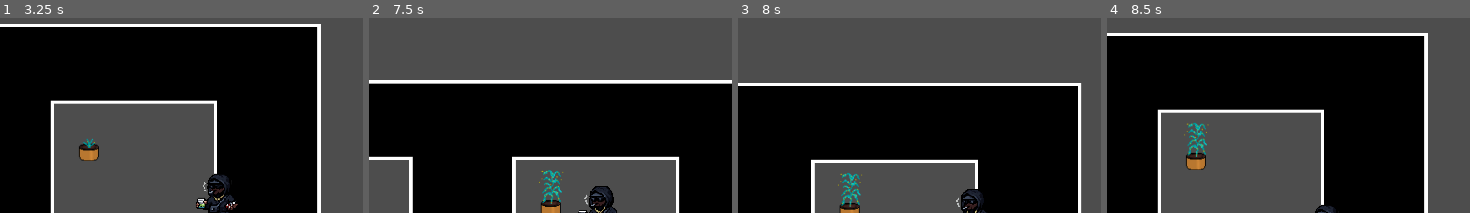
Above: before the commit, frames 1-4 (left to right).
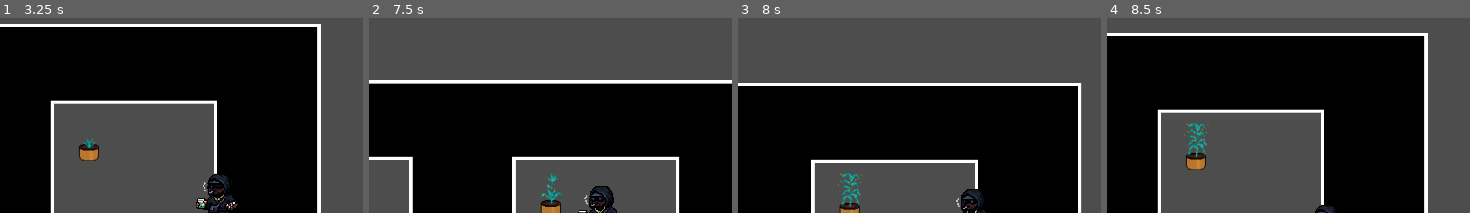
Above: after the commit, the same moments.

Repository: Magical-Schedule/magical-schedule
Game: Godot game, scene res://scenes/dev/playground.tscn
Same seed, same stepped clock (60 frames per second), same inputs: the game is played once before the commit and once after it.
Inputs (mouse positions are % of the whole screen's width and height, from its top left):
- Up to frame 1 (3.25 s): tap Enter at 0.5 s; move the mouse to (79, 52) at 0.52 s; hold D (move_right) 0.53-1.28 s; hold F (interact) 0.53-1.28 s; click (79, 52) at 0.67 s; move the mouse to (33, 63) at 1.27 s; hold S (move_down) 1.28-2.03 s; tap F (interact) at 1.35, 2.85 s; move the mouse to (66, 32) at 2.02 s; hold D (move_right) 2.03-2.78 s; hold F (interact) 2.03-2.78 s; move the mouse to (50, 81) at 2.77 s; hold W (move_up) from 2.78 s (still down); click (50, 81) at 2.92 s
- Up to frame 2 (7.5 s): move the mouse to (88, 75) at 3.52 s; release W (move_up) at 3.53 s; hold F (interact) 3.53-4.28 s; hold A (move_left) 3.53-5.03 s; move the mouse to (22, 40) at 4.27 s; tap F (interact) at 4.35, 5.85, 7.35 s; move the mouse to (61, 58) at 5.02 s; hold S (move_down) 5.03-5.78 s; hold F (interact) 5.03-5.78 s; click (61, 58) at 5.17 s; move the mouse to (39, 29) at 5.77 s; hold D (move_right) 5.78-6.53 s; move the mouse to (79, 52) at 6.52 s; hold W (move_up) 6.53-7.28 s; hold F (interact) 6.53-7.28 s; move the mouse to (33, 63) at 7.27 s; hold D (move_right) from 7.28 s (still down); click (33, 63) at 7.42 s
- Up to frame 3 (8 s): keep holding D (move_right)
- Up to frame 4 (8.5 s): move the mouse to (66, 32) at 8.02 s; release D (move_right) at 8.03 s; hold S (move_down) from 8.03 s (still down); hold F (interact) from 8.03 s (still down)
The pictures show only the part of the screen within x 25-75%, y 0-50%; the shares and areas given below are measured in that part.

Frame 1 is identical in both runs. In frame 2, 0.5% of the frame differs, in the area x 46-54%, y 77-96%; in frame 3, less than 0.1%; in frame 4, less than 0.1%.

Commit message:
feat: add environmental modifiers to crop growth and harvest

Diff:
--- a/scripts/crop.gd
+++ b/scripts/crop.gd
@@ -17,11 +17,14 @@
 func is_mature() -> bool:
 	return current_stage >= growth_stages - 1
 
-func grow(delta: float) -> bool:
+func grow(delta: float, moisture: float = 1.0, light: float = 1.0) -> bool:
 	if is_mature():
 		return false
 
-	growth_timer += delta
+	# Okoljski vpliv na hitrost rasti
+	var growth_multiplier := moisture * light
+
+	growth_timer += delta * growth_multiplier
 	if growth_timer >= time_per_stage:
 		growth_timer = 0.0
 		current_stage += 1
--- a/scripts/field.gd
+++ b/scripts/field.gd
@@ -6,12 +6,20 @@
 const DRY_POT = "res://assets/plants/pots/dry_pot.png"
 const WET_POT = "res://assets/plants/pots/wet_pot.png"
 
+const MOISTURE_DECAY := 0.02
+
+
 @onready var pot_sprite: Sprite2D = $PotSprite
 @onready var plant_sprite:  Sprite2D = $PlantSprite
 @onready var interaction_area:  Area2D = $InteractionArea
 
 var state: FieldState = FieldState.EMPTY
 var crop: Crop = null
+
+# Environmental modifiers
+var moisture: float = 1.0
+var light: float = 1.0
+var soil_quality: float = 1.0
 
 func _ready():
 	reset_field()
@@ -22,7 +30,7 @@
 	plant_sprite.scale = Vector2(2, 2)
 
 	# Premakni rastlino navzgor
-	plant_sprite.position. y = -64
+	plant_sprite.position.y = -64
 
 	# Poveži signale za detekcijo igralca
 	if interaction_area:
@@ -31,15 +39,31 @@
 
 func _process(delta):
 	if state == FieldState.GROWING and crop:
-		if crop.grow(delta):  # Vrne true če se je stage spremenil
+		update_environment(delta)
+
+		if crop.grow(delta, moisture, light):  # Vrne true če se je stage spremenil
 			update_plant_sprite()
 			if crop.is_mature():
 				state = FieldState.READY
 				print("✅ Crop is ready for harvest!")
 
+# Posodabljanje okolja
+func update_environment(delta: float):
+	moisture = max(0.0, moisture - MOISTURE_DECAY * delta)
+	update_pot_visual()
+
+# Vizualni prikaz vlažnosti
+func update_pot_visual():
+	if moisture > 0.3:
+		pot_sprite.texture = load(WET_POT)
+	else:
+		pot_sprite.texture = load(DRY_POT)
+
 func reset_field():
 	state = FieldState.EMPTY
 	crop = null
+	moisture = 1.0
+	soil_quality = 1.0
 	pot_sprite.texture = load(DRY_POT)
 	plant_sprite.visible = false
 
@@ -49,6 +73,7 @@
 
 	crop = crop_data
 	state = FieldState.WET
+	moisture = 1.0
 	pot_sprite.texture = load(WET_POT)
 
 	# Prikaži prvo fazo rastline
@@ -69,17 +94,20 @@
 	# TODO: Mapirati crop_name na row index
 	# Za zdaj uporabi row 0 (prva rastlina)
 	var crop_row: int = 0
-	plant_sprite.frame = crop_row * plant_sprite. hframes + crop.current_stage
+	plant_sprite.frame = crop_row * plant_sprite.hframes + crop.current_stage
+
+	# Vizualni vpliv suše
+	plant_sprite.modulate = Color(1, moisture, moisture)
 
 func can_harvest() -> bool:
-	return state == FieldState. READY
+	return state == FieldState.READY
 
 func harvest() -> Dictionary:
 	if state != FieldState.READY or not crop:
 		return {}
 
 	# Izračunaj yield (random bonus)
-	var yield_amount = crop.base_yield + randi() % 3  # +0 do +2
+	var yield_amount := int((crop.base_yield + randi() % 3) * soil_quality)
 
 	var result = {
 		"item": crop.harvest_item_name,
@@ -90,6 +118,15 @@
 	reset_field()
 	return result
 
+# Zalivanje
+func water(amount := 0.4):
+	moisture = min(1.0, moisture + amount)
+	update_pot_visual()
+
+# Gnojenje
+func fertilize(amount := 0.2):
+	soil_quality = min(1.5, soil_quality + amount)
+
 func _on_player_entered(body):
 	if body is Player:
 		body.nearby_field = self
--- a/scripts/player.gd
+++ b/scripts/player.gd
@@ -15,7 +15,7 @@
 
 func _physics_process(_delta:  float) -> void:
 	var direction: Vector2 = Vector2.ZERO
-	direction.x = Input. get_action_strength("move_right") - Input.get_action_strength("move_left")
+	direction.x = Input.get_action_strength("move_right") - Input.get_action_strength("move_left")
 	direction.y = Input.get_action_strength("move_down") - Input.get_action_strength("move_up")
 
 	direction = direction.normalized()
@@ -34,12 +34,17 @@
 	# Če je polje pripravljeno za harvest
 	if nearby_field.can_harvest():
 		var result = nearby_field.harvest()
-		if result. has("item"):
+		if result.has("item"):
 			print("🌾 Harvested:  ", result.amount, "x ", result.item)
 			print("⚠️ TODO:  Add to inventory system")
 	else:
-		# Za testiranje - posadi testno rastlino
-		plant_test_crop()
+		# Za zdaj: zalivanje ali sajenje (testno)
+		if nearby_field.state == Field.FieldState.GROWING:
+			nearby_field.water()
+			print("💧 Polje zalito")
+		else:
+			# Za testiranje - posadi testno rastlino
+			plant_test_crop()
 
 func plant_test_crop():
 	if not nearby_field:
